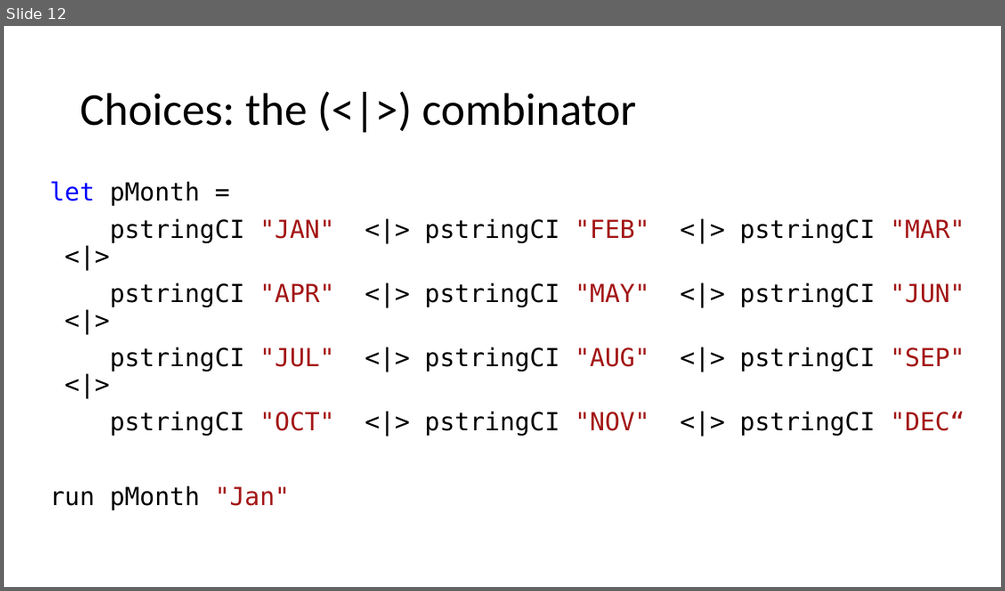
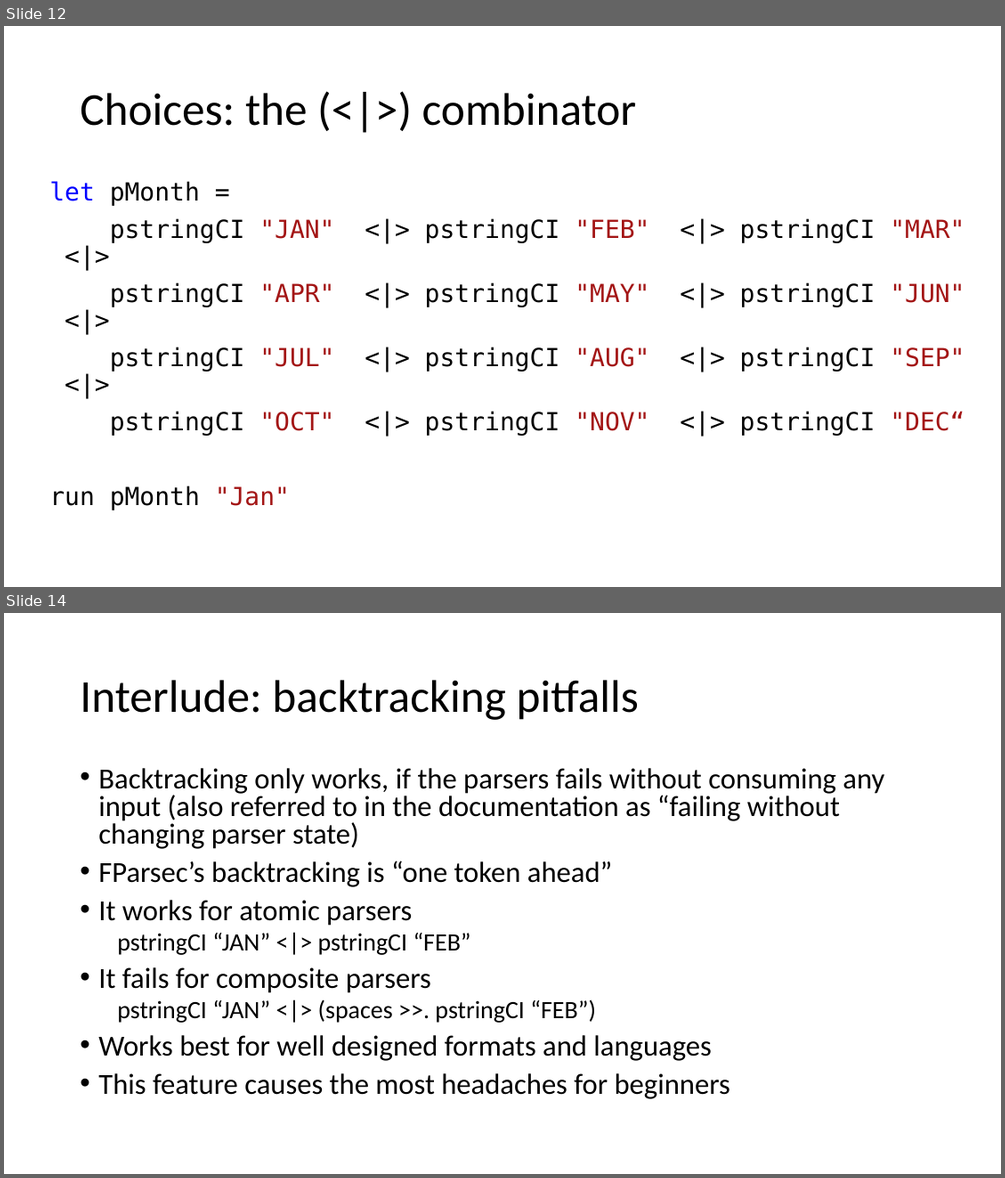
Before and after one commit to atiboros/PracticalFParsec, a slide deck: Slides/Practical FParsec V2.pptx. Shown one above the other, each under a label of ours: slide 12 before the commit, slides 12 and 14 after it; the slides between them are not shown. The pictures are 1005x591 and 1005x1178 pixels, drawn with LibreOffice and Linux fonts; fonts in the diff are those of the drawing. Boxes give left, top, right and bottom in pixels: in the first picture for what was removed or moved away, otherwise in the second. Text is boxed around its words. In the diff, an @@ line names an element or a change of style, - is before the commit and + after.

Commit message:
more backtracking

```diff
--- a/Slides/Practical FParsec V2.pptx
+++ b/Slides/Practical FParsec V2.pptx
@@ slide 14 added at bbox=[4, 613, 1001, 1174], background #FFFFFF @@
@@ title added at bbox=[80, 680, 639, 720], 44 pt, text #000000 @@
+Interlude: backtracking pitfalls
@@ text added at bbox=[98, 768, 884, 1099], 28 pt, text #000000 @@
+• Backtracking only works, if the parsers fails without consuming any input (also referred to in the documentation as “failing without changing parser state)
+• FParsec’s backtracking is “one token ahead”
+• It works for atomic parsers
+  pstringCI “JAN” <|> pstringCI “FEB”
+• It fails for composite parsers
+  pstringCI “JAN” <|> (spaces >>. pstringCI “FEB”)
+• Works best for well designed formats and languages
+• This feature causes the most headaches for beginners
```
Also in this commit, not shown: 1 slide changed, 10 other slides added, 1 other file.
